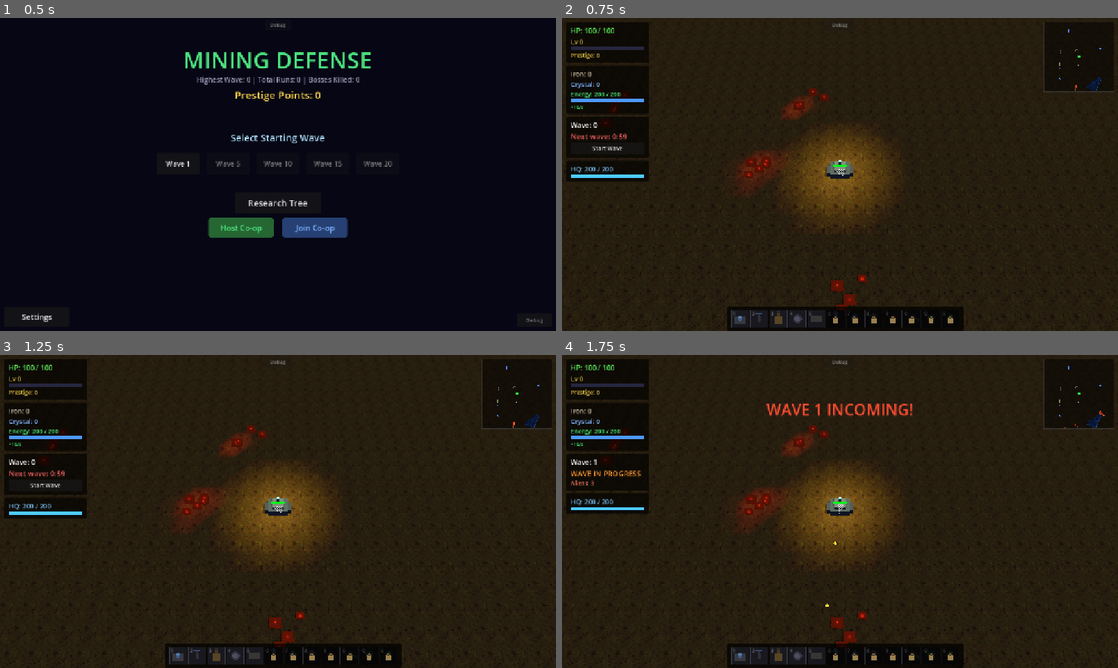
Above: before the commit, frames 1-4 (two rows, left to right).
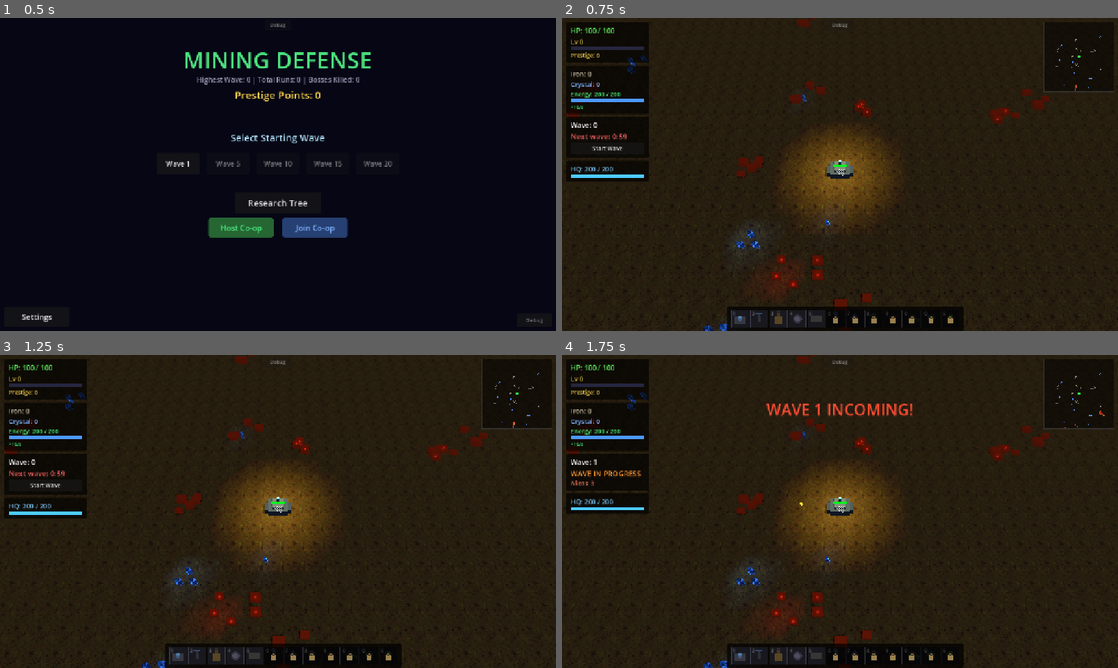
Above: after the commit, the same moments.

Repository: RubenTipparach/godot-sandbox
Game: Godot game, scene res://scenes/main.tscn
Same seed, same stepped clock (60 frames per second), same inputs: the game is played once before the commit and once after it.
Inputs:
- Up to frame 1 (0.5 s): no input
- Up to frame 2 (0.75 s): click "Wave 1" at 0.5 s
- Up to frame 3 (1.25 s): no input
- Up to frame 4 (1.75 s): click "Start Wave" at 1.25 s

Frame 1 is identical in both runs. In frame 2, 2.6% of the frame differs, in the area x 0-97%, y 0-100%; in frame 3, 2.6%; in frame 4, 2.6%.

Commit message:
update to release workflow

Diff:
--- a/godot-sandbox/scripts/game_config.gd
+++ b/godot-sandbox/scripts/game_config.gd
@@ -1,5 +1,7 @@
 class_name GameConfig
 extends Resource
+
+@export var game_version: String = "dev"
 
 # =============================================================================
 # WORLD
@@ -65,6 +67,7 @@
 # BULLET
 # =============================================================================
 @export_group("Bullet")
+@export var shoot_range: float = 300.0
 @export var bullet_speed: float = 450.0
 @export var bullet_lifetime: float = 2.0
 @export var bullet_hit_radius: float = 14.0
@@ -282,6 +285,7 @@
 @export var burn_dps_per_level: float = 4.0
 @export var slow_per_level: float = 0.15
 @export var pickup_range_per_level: float = 15.0
+@export var shoot_range_per_level: float = 40.0
 
 
 func get_base_cost(type: String) -> Dictionary:
--- a/godot-sandbox/scripts/hud.gd
+++ b/godot-sandbox/scripts/hud.gd
@@ -122,6 +122,7 @@
 	"armor": {"name": "Plating", "color": Color(0.5, 0.5, 0.6), "max": 5},
 	"crit_chance": {"name": "Critical Hit", "color": Color(1.0, 0.4, 0.2), "max": 5},
 	"pickup_range": {"name": "Magnetic Field", "color": Color(1.0, 0.9, 0.3), "max": 5},
+	"shoot_range": {"name": "Eagle Eye", "color": Color(0.4, 0.8, 0.6), "max": 5},
 }
 
 const BUILD_DESCRIPTIONS = {
@@ -1398,7 +1399,7 @@
 
 func _update_debug_overlay():
 	var lines: Array = []
-	lines.append("FPS: %d" % Engine.get_frames_per_second())
+	lines.append("Mining Defense %s | FPS: %d" % [CFG.game_version, Engine.get_frames_per_second()])
 	lines.append("Aliens: %d" % get_tree().get_nodes_in_group("aliens").size())
 	lines.append("Buildings: %d" % get_tree().get_nodes_in_group("buildings").size())
 	lines.append("Resources: %d" % get_tree().get_nodes_in_group("resources").size())
--- a/godot-sandbox/scripts/main.gd
+++ b/godot-sandbox/scripts/main.gd
@@ -52,6 +52,7 @@
 var build_preview_type: String = ""      # Current preview building type
 var aoe_meshes: Dictionary = {}          # Node3D -> MeshInstance3D (combat range rings, selected-only)
 var aoe_player_mesh: MeshInstance3D = null  # Player damage aura mesh
+var shoot_range_mesh: MeshInstance3D = null  # Player shoot range ring (on hover)
 var _aoe_shader: Shader                  # Cached dithered AoE shader (with ring_width uniform)
 # Energy grid merged-disc system (shader-based union of circles)
 var _energy_proj_mesh: MeshInstance3D     # Large ground plane with energy disc shader
@@ -733,11 +734,23 @@
 	var rng = RandomNumberGenerator.new()
 	rng.randomize()
 
-	# Iron veins: 5 veins, 4-5 nodes each (~22 total), closer to center
-	_spawn_veins(resource_scene, rng, "iron", 5, 4, 5, 80, 600, 30, 60, 8, 20)
-
-	# Crystal veins: 4 veins, 3-4 nodes each (~14 total), further out
-	_spawn_veins(resource_scene, rng, "crystal", 4, 3, 4, 250, 850, 25, 50, 5, 15)
+	# Iron veins: 10 veins, 4-5 nodes each, closer to center
+	_spawn_veins(resource_scene, rng, "iron", 10, 4, 5, 80, 700, 30, 60, 8, 20)
+
+	# Crystal veins: 8 veins, 3-4 nodes each, further out
+	_spawn_veins(resource_scene, rng, "crystal", 8, 3, 4, 200, 900, 25, 50, 5, 15)
+
+	# Scattered singles so the map doesn't feel empty
+	for i in range(8):
+		var res = resource_scene.instantiate()
+		var a = rng.randf() * TAU
+		res.position = Vector3(cos(a), 0, sin(a)) * rng.randf_range(100, 800)
+		res.resource_type = "iron" if rng.randf() < 0.6 else "crystal"
+		res.amount = rng.randi_range(4, 10)
+		res.net_id = next_net_id
+		resource_net_ids[next_net_id] = res
+		next_net_id += 1
+		resources_node.add_child(res)
 
 
 func _spawn_veins(scene: PackedScene, rng: RandomNumberGenerator, type: String,
@@ -2453,6 +2466,28 @@
 		if is_instance_valid(aoe_player_mesh):
 			aoe_player_mesh.visible = false
 
+	# --- Player shoot range ring (visible when mouse hovers player) ---
+	if is_instance_valid(player_node) and player_node.has_method("get_shoot_range"):
+		var pp = player_node.global_position
+		var mouse_dist = mouse_world_2d.distance_to(pp)
+		var show_range = mouse_dist < 40.0 and not player_node.is_dead
+		if show_range:
+			var r = player_node.get_shoot_range()
+			if not is_instance_valid(shoot_range_mesh):
+				shoot_range_mesh = _create_aoe_ring(r, Color(0.9, 0.9, 0.3, 0.3), 0.08)
+				add_child(shoot_range_mesh)
+			var cur_size = shoot_range_mesh.mesh.size.x / 2.0
+			if absf(cur_size - r) > 1.0:
+				shoot_range_mesh.mesh.size = Vector2(r * 2, r * 2)
+			shoot_range_mesh.position = Vector3(pp.x, 0.15, pp.z)
+			shoot_range_mesh.visible = true
+		else:
+			if is_instance_valid(shoot_range_mesh):
+				shoot_range_mesh.visible = false
+	else:
+		if is_instance_valid(shoot_range_mesh):
+			shoot_range_mesh.visible = false
+
 
 func _sync_pylon_wires():
 	# Track which wire keys are still active this frame
--- a/godot-sandbox/scripts/player.gd
+++ b/godot-sandbox/scripts/player.gd
@@ -57,7 +57,9 @@
 	"armor": 0,
 	"crit_chance": 0,
 	"pickup_range": 0,
+	"shoot_range": 0,
 }
+
 
 var aura_timer: float = 0.0
 var orbital_angle: float = 0.0
@@ -329,6 +331,7 @@
 		b.chain_retention = CFG.chain_base_retention + GameData.get_research_bonus("chain_retention")
 		b.burn_dps = upgrades["burning"] * CFG.burn_dps_per_level
 		b.slow_amount = upgrades["ice"] * CFG.slow_per_level
+		b.lifetime = minf(CFG.bullet_lifetime, get_shoot_range() / b.speed)
 		get_tree().current_scene.game_world_2d.add_child(b)
 		get_tree().current_scene.spawn_synced_bullet(b.global_position, b.direction, false, b.burn_dps, b.slow_amount)
 
@@ -417,10 +420,15 @@
 			p.queue_free()
 
 
+func get_shoot_range() -> float:
+	return CFG.shoot_range + upgrades["shoot_range"] * CFG.shoot_range_per_level
+
+
 func _find_nearest_alien() -> Node3D:
 	var aliens = get_tree().get_nodes_in_group("aliens")
 	var nearest: Node3D = null
-	var nearest_dist = INF
+	var max_range = get_shoot_range()
+	var nearest_dist = max_range
 	for a in aliens:
 		if not is_instance_valid(a): continue
 		var d = global_position.distance_to(a.global_position)
Not shown, changed: .github/workflows/release.yml
